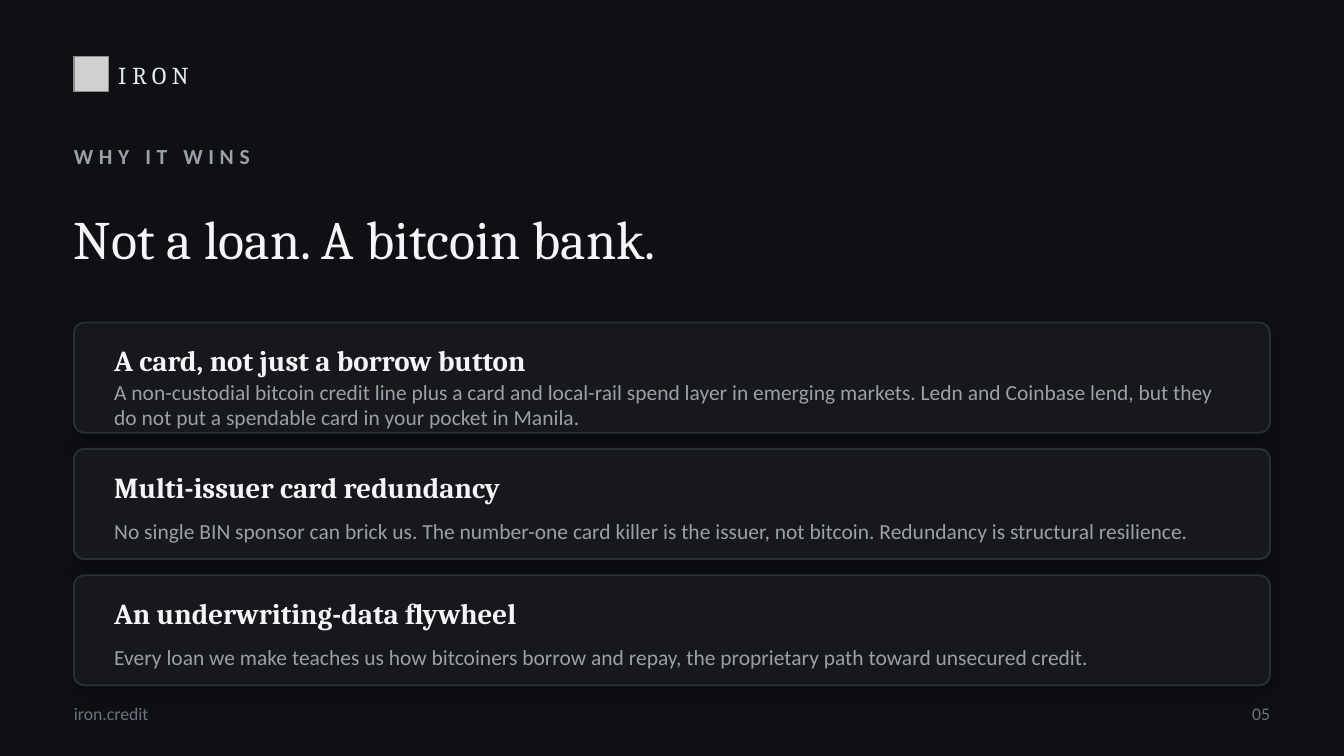
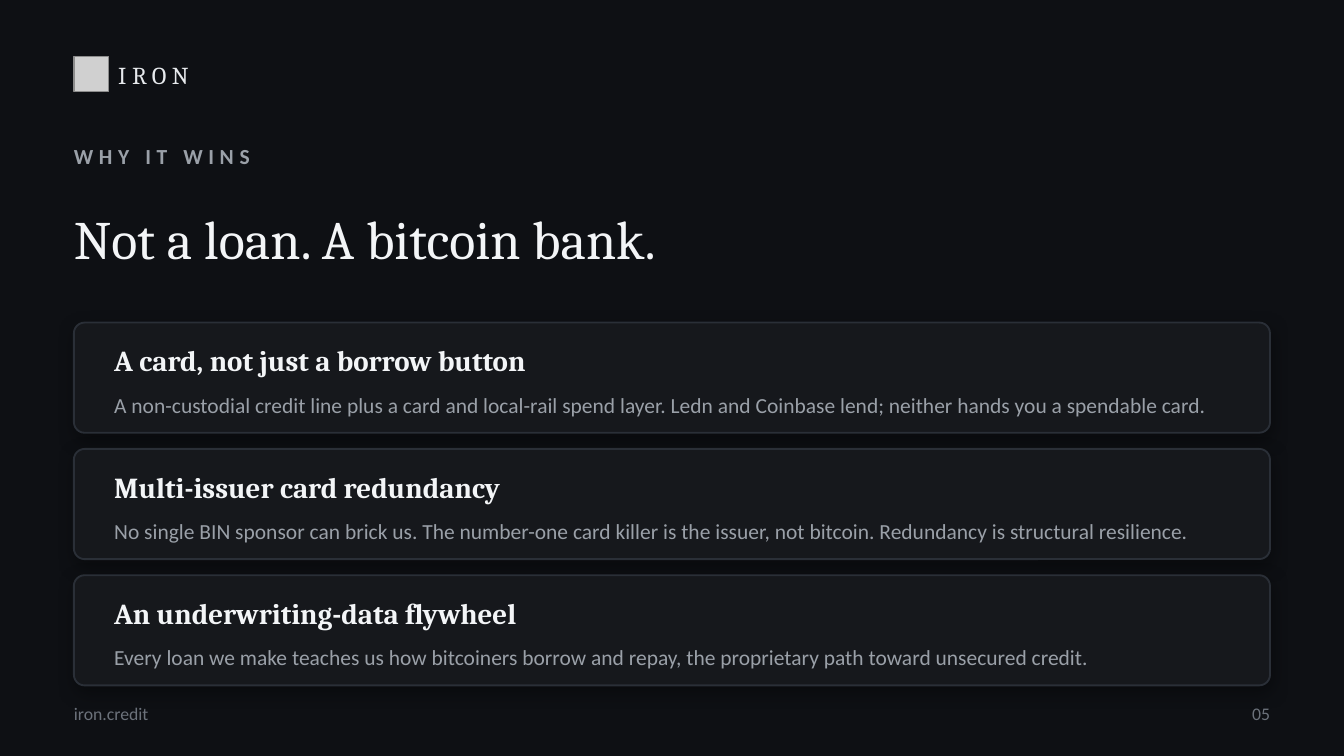
Before and after one commit to adamtpang/btcsave.app, a slide deck: slide 5 of deck/Iron-preseed-Fulgur.pptx. Drawn at 1344x756 pixels with LibreOffice and Linux fonts; fonts in the diff are those of the drawing; grey boxes stand for pictures. Boxes give left, top, right and bottom in pixels: in the first picture for what was removed or moved away, otherwise in the second. Text is boxed around its words. In the diff, an @@ line names an element or a change of style, - is before the commit and + after.

```diff
--- a/deck/Iron-preseed-Fulgur.pptx
+++ b/deck/Iron-preseed-Fulgur.pptx
@@ text at (x1=114, y1=398, x2=1205, y2=417): text changed @@
-A non-custodial bitcoin credit line plus a card and local-rail spend layer in emerging markets. Ledn and Coinbase lend, but they do not put a spendable card in your pocket in Manila.
+A non-custodial credit line plus a card and local-rail spend layer. Ledn and Coinbase lend; neither hands you a spendable card.
```
Also in this commit, not shown: 4 other files.
